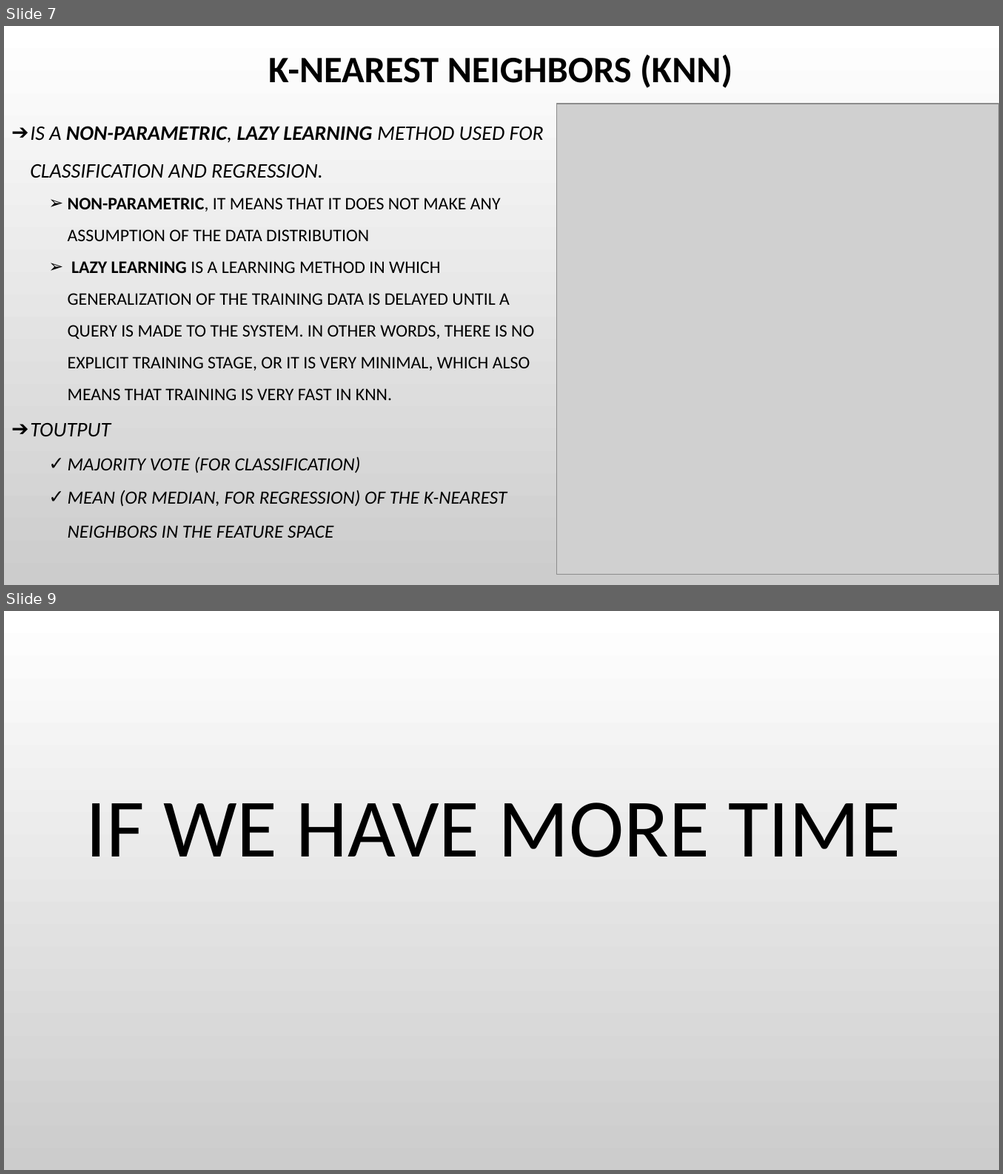
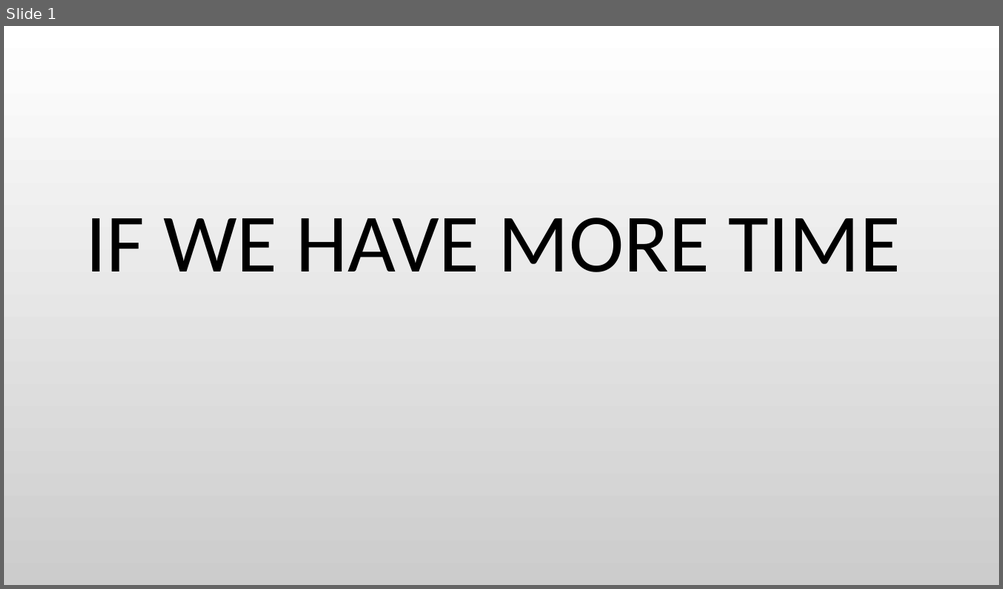
Before and after one commit to Anuujints/FinalUCBX, a slide deck: flu_indicator/data/resources/Presentation1.pptx. Shown one above the other, each under a label of ours: slides 7 and 9 before the commit, slide 1 after it; the slides between them are not shown. The pictures are 1003x1174 and 1003x589 pixels, drawn with LibreOffice and Linux fonts; fonts in the diff are those of the drawing; grey boxes stand for pictures; background and template pictures are left out. Boxes give left, top, right and bottom in pixels: in the first picture for what was removed or moved away, otherwise in the second. Text is boxed around its words. In the diff, an @@ line names an element or a change of style, - is before the commit and + after.

```diff
--- a/flu_indicator/data/resources/Presentation1.pptx
+++ b/flu_indicator/data/resources/Presentation1.pptx
@@ slide 7 removed at bbox=[4, 26, 999, 585], background picture (left out) @@
@@ title removed at bbox=[268, 54, 732, 88] @@
-K-NEAREST NEIGHBORS (KNN)
@@ picture removed at bbox=[557, 104, 999, 574] @@
@@ text removed at bbox=[30, 126, 543, 538] @@
-➔ IS A NON-PARAMETRIC, LAZY LEARNING METHOD USED FOR CLASSIFICATION AND REGRESSION.
-  ➢ NON-PARAMETRIC, IT MEANS THAT IT DOES NOT MAKE ANY ASSUMPTION OF THE DATA DISTRIBUTION
-  ➢ LAZY LEARNING IS A LEARNING METHOD IN WHICH GENERALIZATION OF THE TRAINING DATA IS DELAYED UNTIL A QUERY IS MADE TO THE SYSTEM. IN OTHER WORDS, THERE IS NO EXPLICIT TRAINING STAGE, OR IT IS VERY MINIMAL, WHICH ALSO MEANS THAT TRAINING IS VERY FAST IN KNN.
-➔ TOUTPUT
-  ✓ MAJORITY VOTE (FOR CLASSIFICATION)
-  ✓ MEAN (OR MEDIAN, FOR REGRESSION) OF THE K-NEAREST NEIGHBORS IN THE FEATURE SPACE
@@ what was slide 9 is now slide 1 @@
```
Also in this commit, not shown: 7 other slides removed, 14 other files.
